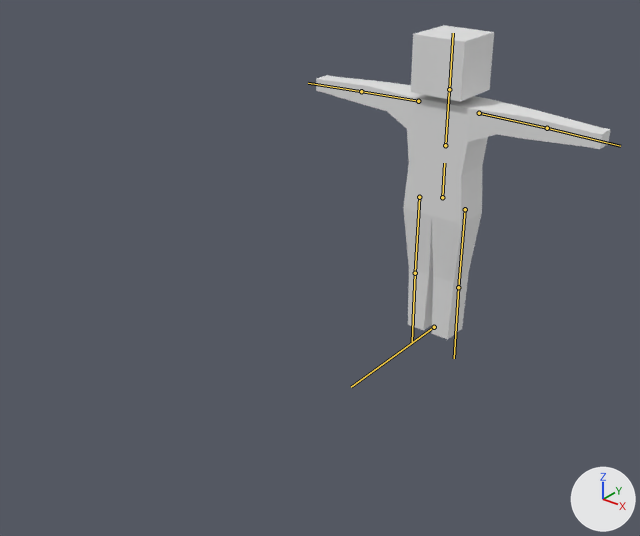
The FBX model hellmarch/Assets/dude.fbx: old version first, new version second.
The view is the same before and after, from a 50 mm lens placed at (6.27, -10.59, 7.0), pointed at (0.21, -3.02, 2.3). Arrows for +X, +Y and +Z are at lower right; the lights stay in place. The bones that bend it are drawn over the model as lines.

Objects in the first picture: 'Cube Man'.
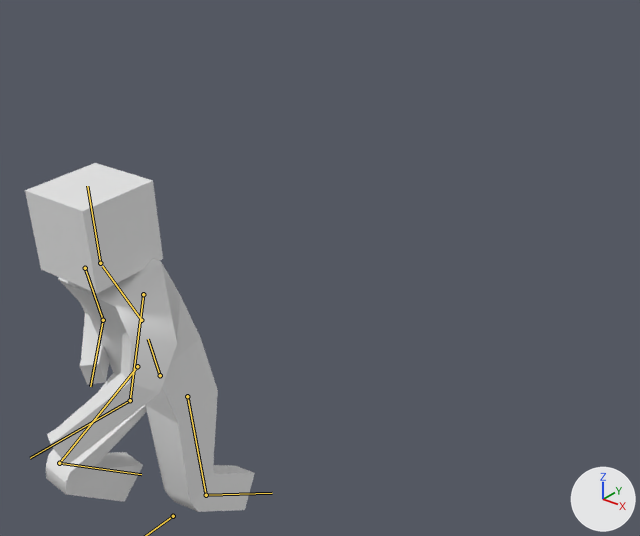
The newer file adds an action. The first version stands in its rest pose; the second is drawn at frame 49 of the action 'Armature|RunningWithWeapon'.

Changed parts and their boxes [x1, y1, x2, y2] in the pictures (640 x 536 px):
'Cube Man', posed (22% narrower, 11% taller)
    before: [316, 25, 610, 339]
    after: [25, 163, 255, 512]
bone 'stomach', root to tip
    before: (442, 197) to (444, 163)
    after: (160, 375) to (148, 339)
bone 'chest', root to tip
    before: (445, 145) to (449, 92)
    after: (141, 320) to (102, 266)
bone 'head', root to tip
    before: (449, 89) to (453, 33)
    after: (100, 263) to (87, 186)
bone 'upper_arm_L', root to tip
    before: (479, 113) to (547, 128)
    after: (143, 294) to (130, 400)
bone 'lower_arm_L', root to tip
    before: (547, 128) to (620, 146)
    after: (130, 400) to (30, 458)
bone 'upper_arm_R', root to tip
    before: (418, 101) to (361, 91)
    after: (85, 268) to (103, 320)
bone 'lower_arm_R', root to tip
    before: (361, 91) to (308, 83)
    after: (103, 320) to (90, 386)
bone 'upper_leg_L', root to tip
    before: (465, 209) to (458, 287)
    after: (187, 396) to (206, 495)
bone 'lower_leg_L', root to tip
    before: (458, 287) to (454, 358)
    after: (206, 495) to (272, 493)
bone 'upper_leg_R', root to tip
    before: (419, 197) to (415, 273)
    after: (137, 366) to (59, 463)
bone 'lower_leg_R', root to tip
    before: (415, 273) to (412, 342)
    after: (59, 463) to (141, 474)

What the commit changed:
Bone 'root' (bone_root) moves from (0.0, 0.0, 0.0) to (0.0, 5.6, 0.0).
Bone 'stomach' (bone_stomach) moves from (0.0, 0.0, 0.0) to (0.0, -0.3, 0.0).
Bone 'stomach' (bone_stomach) turns from (0, 0, 0) to (15, -1, -4) degrees about its own x, y and z.
Bone 'chest' (bone_chest) turns from (0, 0, 0) to (-10, -3, -8) degrees about its own x, y and z.
Bone 'head' (bone_head) turns from (0, 0, 0) to (23, 4, 6) degrees about its own x, y and z.
Bone 'upper_arm_L' (bone_upper_arm_l) turns from (0, 0, 0) to (-71, -39, -25) degrees about its own x, y and z.
Bone 'lower_arm_L' (bone_lower_arm_l) turns from (0, 0, 0) to (-7, -4, -53) degrees about its own x, y and z.
Bone 'upper_arm_R' (bone_upper_arm_r) turns from (0, 0, 0) to (-66, -13, 31) degrees about its own x, y and z.
Bone 'lower_arm_R' (bone_lower_arm_r) turns from (0, 0, 0) to (-9, 11, 106) degrees about its own x, y and z.
Bone 'upper_leg_L' (bone_upper_leg_l) turns from (0, 0, 0) to (-12, -7, -7) degrees about its own x, y and z.
Bone 'lower_leg_L' (bone_lower_leg_l) turns from (0, 0, 0) to (-53, 0, 0) degrees about its own x, y and z.
Bone 'upper_leg_R' (bone_upper_leg_r) turns from (0, 0, 0) to (-70, 3, -1) degrees about its own x, y and z.
Bone 'lower_leg_R' (bone_lower_leg_r) turns from (0, 0, 0) to (-106, 0, 0) degrees about its own x, y and z.
